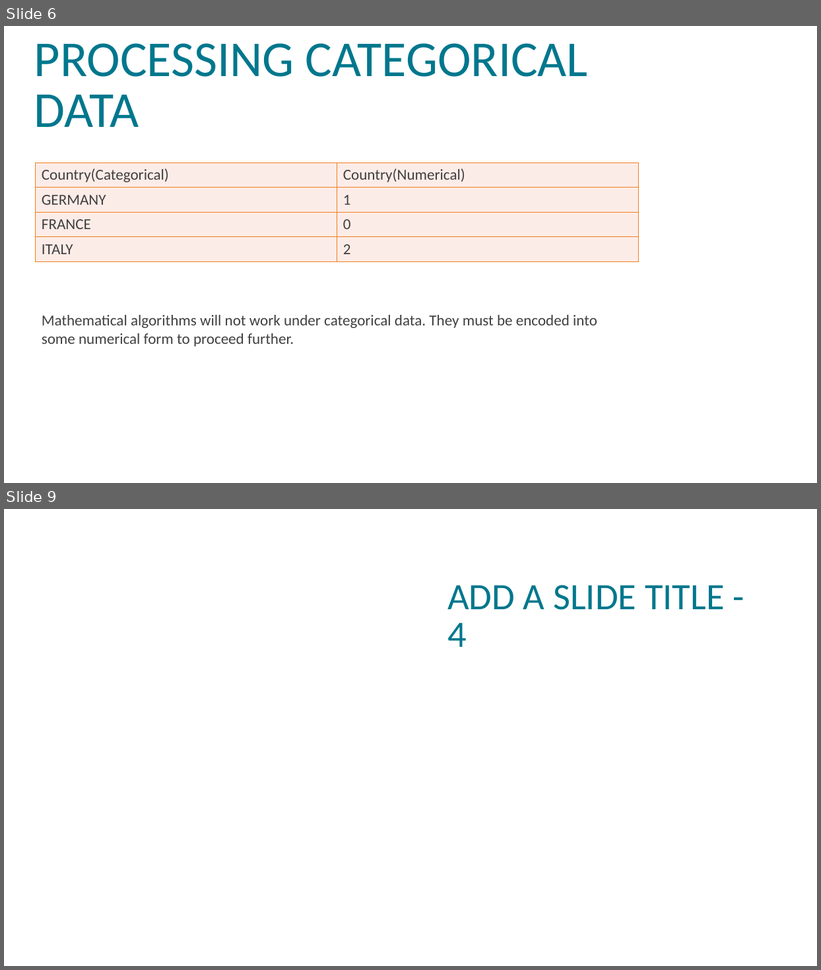
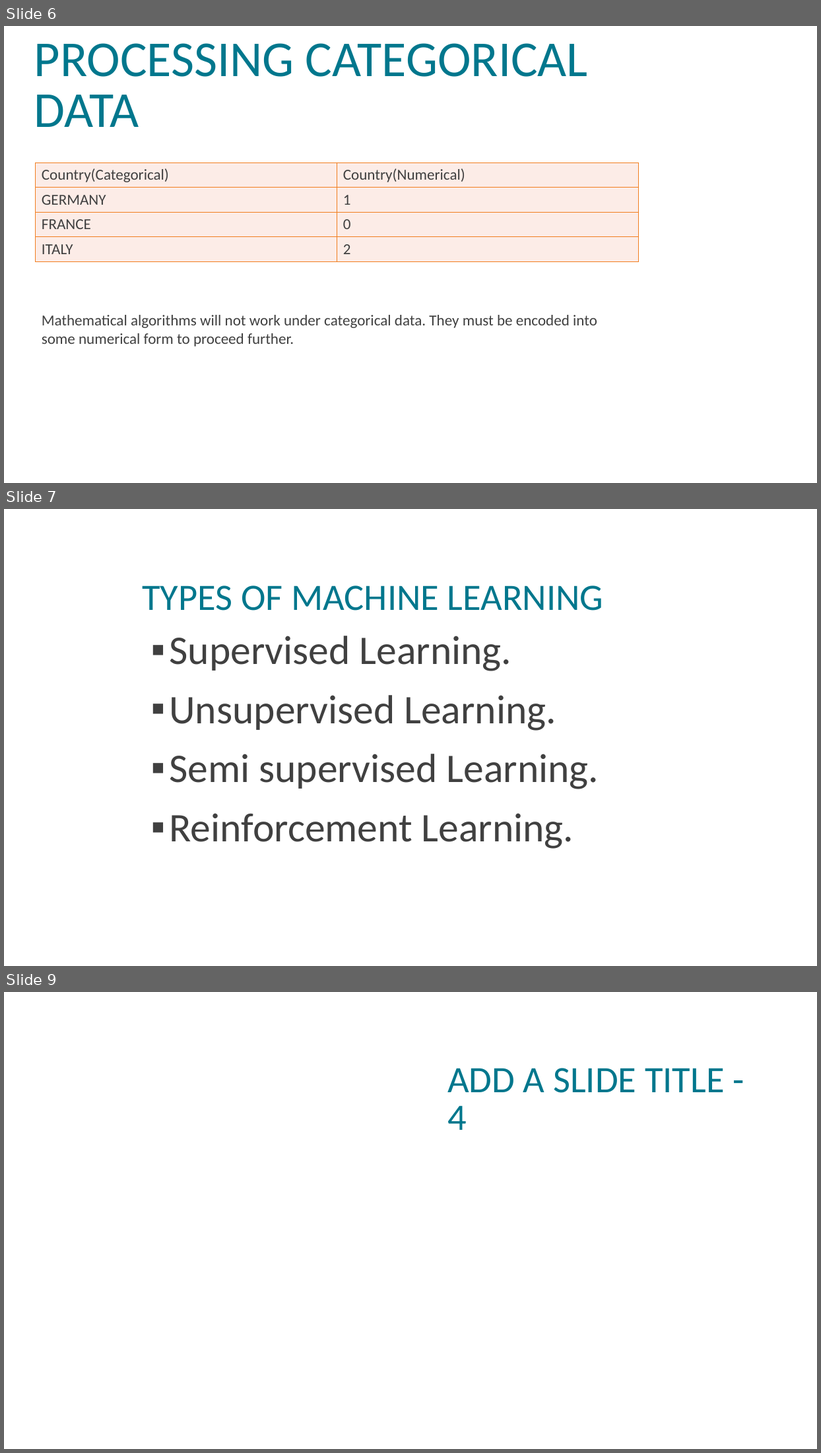
Before and after one commit to VISWESWARAN1998/machine-learning, a slide deck: Machine Learning.pptx. Shown one above the other, each under a label of ours: slides 6 and 9 before the commit, slides 6, 7 and 9 after it; the slides between them are not shown. The pictures are 821x970 and 821x1453 pixels, drawn with LibreOffice and Linux fonts; fonts in the diff are those of the drawing; background and template pictures are left out. Boxes give left, top, right and bottom in pixels: in the first picture for what was removed or moved away, otherwise in the second. Text is boxed around its words. In the diff, an @@ line names an element or a change of style, - is before the commit and + after.

```diff
--- a/Machine Learning.pptx
+++ b/Machine Learning.pptx
@@ slide 7 added at (x1=4, y1=509, x2=817, y2=966), background picture (left out) @@
@@ title added at (x1=142, y1=586, x2=604, y2=611), 44 pt, text #00778D @@
+TYPES OF MACHINE LEARNING
@@ text added at (x1=169, y1=636, x2=599, y2=849), 48 pt, text #404040 @@
+▪ Supervised Learning.
+▪ Unsupervised Learning.
+▪ Semi supervised Learning.
+▪ Reinforcement Learning.
```
Also in this commit, not shown: 1 other slide added, 2 slides removed.
